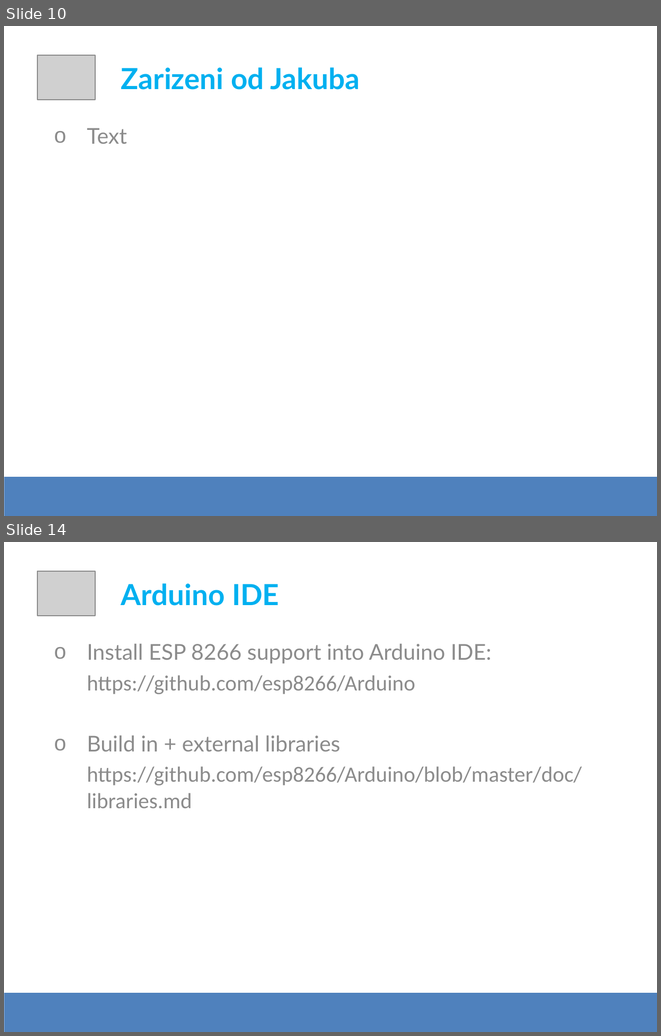
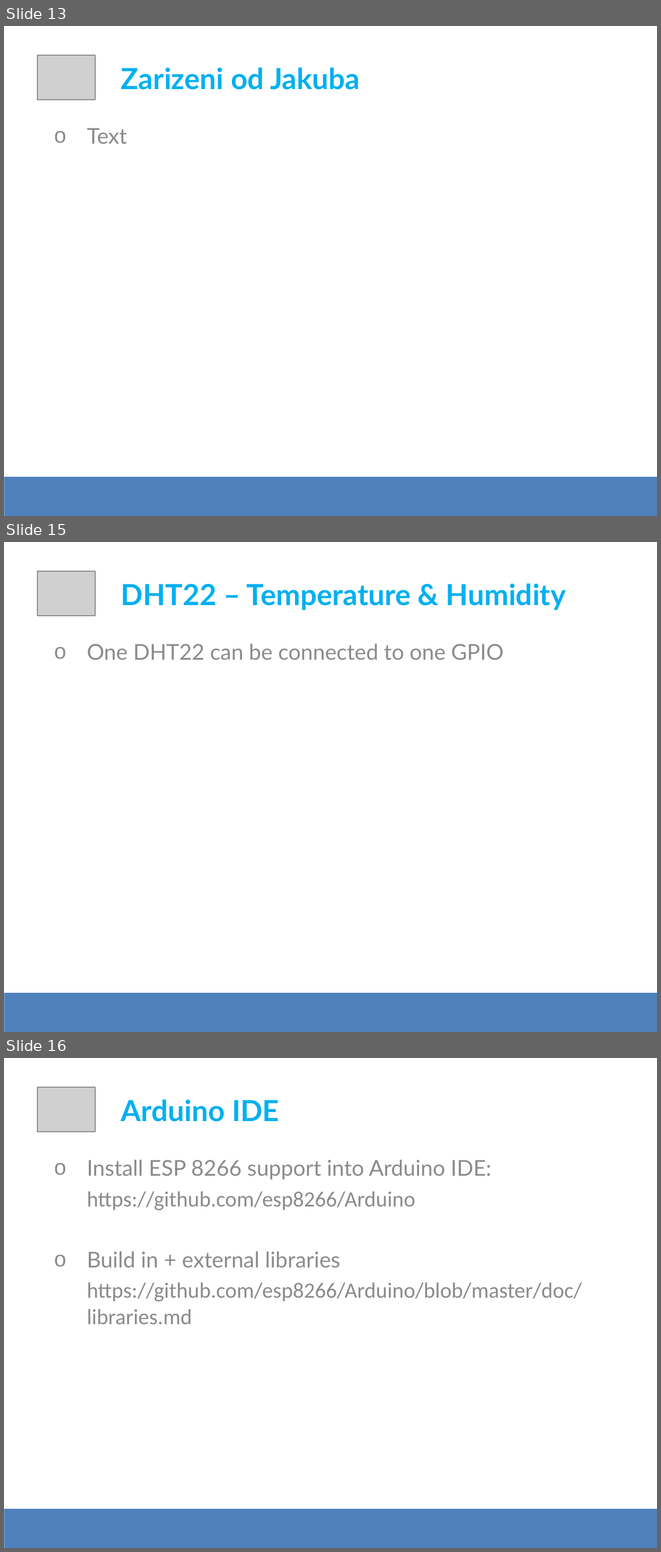
Before and after one commit to apolo-11/es-workshop-esp8266, a slide deck: DevSession - ESP8266.pptx. Shown one above the other, each under a label of ours: slides 10 and 14 before the commit, slides 13, 15 and 16 after it; the slides between them are not shown. The pictures are 661x1036 and 661x1552 pixels, drawn with LibreOffice and Linux fonts; fonts in the diff are those of the drawing; grey boxes stand for pictures. Boxes give left, top, right and bottom in pixels: in the first picture for what was removed or moved away, otherwise in the second. Text is boxed around its words. In the diff, an @@ line names an element or a change of style, - is before the commit and + after.

```diff
--- a/DevSession - ESP8266.pptx
+++ b/DevSession - ESP8266.pptx
@@ slide 15 added at (4, 542, 657, 1032), background #FFFFFF @@
@@ picture added at (37, 571, 95, 616) @@
@@ text added at (121, 583, 566, 610), 32 pt, text #00B0F0, bold @@
+DHT22 – Temperature & Humidity
@@ text added at (87, 644, 504, 660), 24 pt, text #8C8C8C @@
+o One DHT22 can be connected to one GPIO
@@ rectangle added at (4, 992, 657, 1032), fill #4F81BD @@
@@ what was slide 10 is now slide 13 @@
@@ what was slide 14 is now slide 16 @@
```
Also in this commit, not shown: 4 slides changed, 4 other slides added, 2 slides removed.
